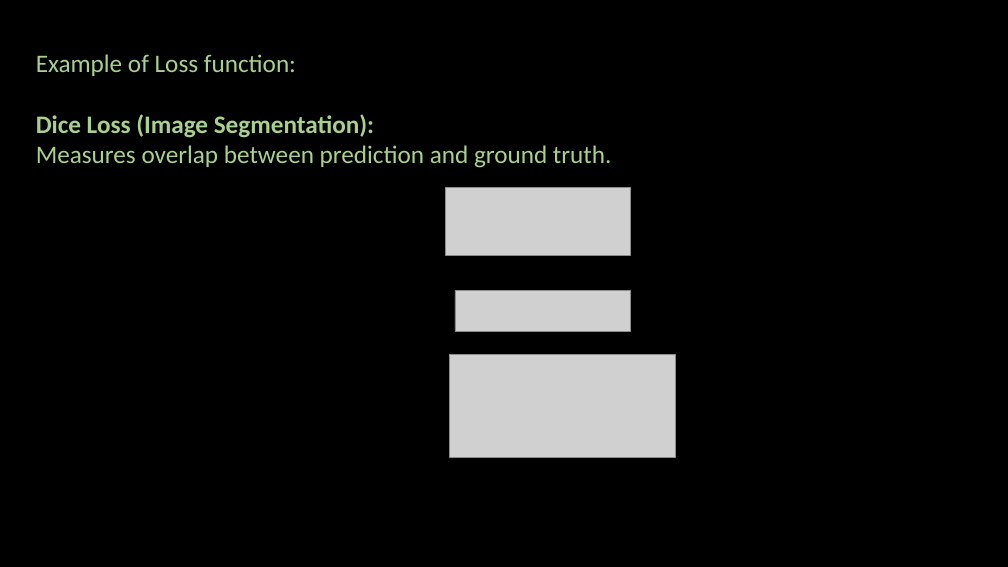
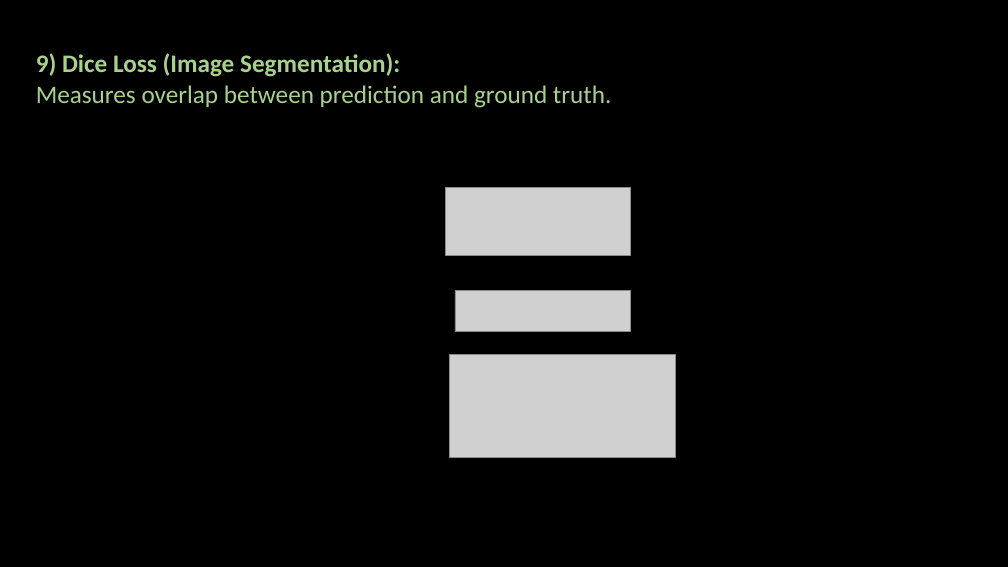
Before and after one commit to ash322ash422/youtube, a slide deck: slide 16 of tutorial_machine_learning/3_model_improvement_and_optimization/lossFunction-costFunction/loss-function-cost-function.pptx (slide 9 before the commit). Drawn at 1008x567 pixels with LibreOffice and Linux fonts; fonts in the diff are those of the drawing; grey boxes stand for pictures; background and template pictures are left out. Boxes give left, top, right and bottom in pixels: in the first picture for what was removed or moved away, otherwise in the second. Text is boxed around its words. In the diff, an @@ line names an element or a change of style, - is before the commit and + after.

```diff
--- a/tutorial_machine_learning/3_model_improvement_and_optimization/lossFunction-costFunction/loss-function-cost-function.pptx
+++ b/tutorial_machine_learning/3_model_improvement_and_optimization/lossFunction-costFunction/loss-function-cost-function.pptx
@@ text at box(36, 53, 400, 77): text changed @@
-Example of Loss function:
-Dice Loss (Image Segmentation):
+9) Dice Loss (Image Segmentation):
```
Also in this commit, not shown: 7 other slides changed, 7 slides added, 1 slide removed, 24 other files.
